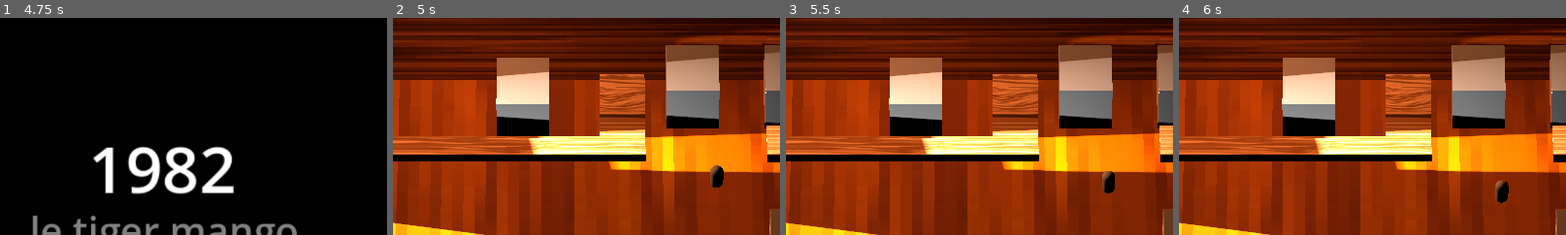
Above: before the commit, frames 1-4 (left to right).
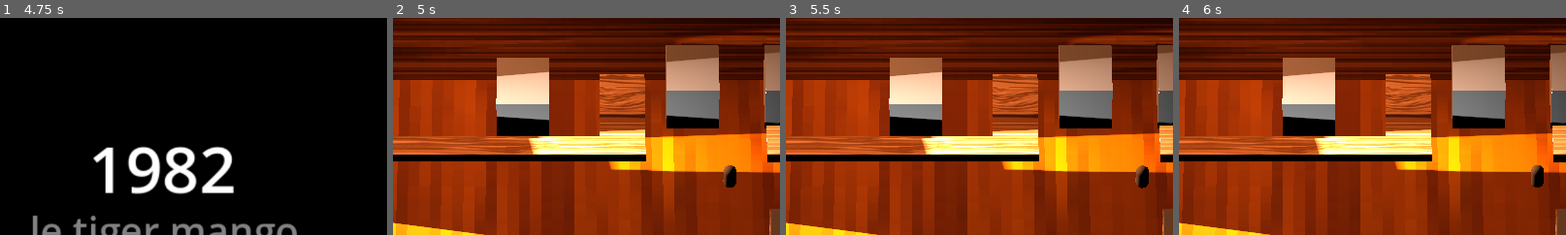
Above: after the commit, the same moments.

Repository: DaadfroGG/gamejam53
Game: Godot game, scene res://start_screen.tscn
Same seed, same stepped clock (60 frames per second), same inputs: the game is played once before the commit and once after it.
Inputs (mouse positions are % of the whole screen's width and height, from its top left):
- Up to frame 1 (4.75 s): tap Enter at 0.5 s; drag from (50, 50) to (60, 28) at 0.52 s; click "PLAY" at 1.25 s; drag from (30, 55) to (45, 70) at 2.02 s; move the mouse to (60, 28) at 2.77 s; hold Right (right) 2.78-3.5 s; drag from (45, 70) to (20, 35) at 3.52 s; move the mouse to (80, 65) at 4.27 s; hold Left (left) from 4.28 s (still down)
- Up to frame 2 (5 s): keep holding Left (left)
- Up to frame 3 (5.5 s): release Left (left) at 5 s; drag from (20, 35) to (35, 25) at 5.02 s
- Up to frame 4 (6 s): tap Space at 5.75 s; move the mouse to (55, 50) at 5.77 s; hold Down (down) from 5.78 s (still down); click (55, 50) at 5.92 s
The pictures show only the part of the screen within x 29-79%, y 20-70%; the shares and areas given below are measured in that part.

Frame 1 is identical in both runs. In frame 2, 0.6% of the frame differs, in the area x 81-89%, y 67-79%; in frame 3, 0.6%; in frame 4, 0.6%.

Commit message:
with menu and tactil move

Diff:
--- /dev/null
+++ b/control_tactil.gd
@@ -0,0 +1,62 @@
+extends Control
+
+# Public: resulting direction, X = horizontal, Z = vertical (Y kept for 3‑D compatibility)
+@export var dir_analogue: Vector3 = Vector3.ZERO
+@export var tmp : CharacterBody3D
+# Maximum distance (in pixels) the stick can travel before being clamped
+@export var max_distance := 120.0
+
+# Private state
+var _touch_id: int = -1           # Id of the finger that owns this joystick, -1 when free
+var _start_pos: Vector2 = Vector2.ZERO  # Position where the touch started
+
+func _ready() -> void:
+	# We want to receive the raw touch events
+	set_process_input(true)
+
+func _input(event: InputEvent) -> void:
+	# --- A finger touches the screen ---
+	if event is InputEventScreenTouch:
+		var st := event as InputEventScreenTouch
+		if st.pressed:
+			# Grab the first free finger
+			if _touch_id == -1:
+				_touch_id = st.index
+				_start_pos = st.position
+				dir_analogue = Vector3.ZERO
+		else:
+			# Finger released → reset everything
+			if st.index == _touch_id:
+				_touch_id = -1
+				dir_analogue = Vector3.ZERO
+
+	# --- Finger is moving while pressed ---
+	elif event is InputEventScreenDrag and event.index == _touch_id:
+		var drag := event as InputEventScreenDrag
+		var delta: Vector2 = drag.position - _start_pos
+
+		# Clamp to the desired max radius
+		if delta.length() > max_distance:
+			delta = delta.normalized() * max_distance
+
+		# Convert 2‑D delta → 3‑D direction (XZ plane)
+		var dir2d := delta / max_distance  # Now in the range [‑1,1]
+		dir_analogue = Vector3(dir2d.x, 0.0, dir2d.y)
+
+		# Optional: tell other UI elements we handled this touch
+		get_viewport().set_input_as_handled()
+
+func _process(delta: float) -> void:
+	# Debug: draw the base circle + stick in the editor/game. Remove if you have your own graphics.
+	if Engine.is_editor_hint():
+		queue_redraw()
+	tmp.input_dir = Vector2(dir_analogue.x, dir_analogue.z)
+
+
+func _draw() -> void:
+	if _touch_id != -1:
+		# Draw base circle
+		draw_circle(_start_pos, max_distance, Color(0.3,0.3,0.3,0.2))
+		# Draw stick position
+		var stick_pos := _start_pos + Vector2(dir_analogue.x, dir_analogue.z) * max_distance
+		draw_circle(stick_pos, 20, Color(0.8,0.8,0.8,0.9))
--- a/debug.tscn
+++ b/debug.tscn
@@ -1,7 +1,8 @@
-[gd_scene load_steps=8 format=3 uid="uid://cxbykvhf27ebs"]
+[gd_scene load_steps=9 format=3 uid="uid://cxbykvhf27ebs"]
 
 [ext_resource type="PackedScene" uid="uid://cek4xwlnld8ny" path="res://player.tscn" id="1_1uwqr"]
 [ext_resource type="Texture2D" uid="uid://jynoi5yxn0j8" path="res://wood.webp" id="2_lvjdj"]
+[ext_resource type="Script" uid="uid://bhdfm3iv3wd1a" path="res://control_tactil.gd" id="3_rdi1l"]
 
 [sub_resource type="StandardMaterial3D" id="StandardMaterial3D_rdi1l"]
 albedo_color = Color(0.793056, 0.575061, 4.62055e-06, 1)
@@ -30,8 +31,19 @@
 
 [node name="Debug" type="Node3D"]
 
+[node name="Control" type="Control" parent="." node_paths=PackedStringArray("tmp")]
+layout_mode = 3
+anchors_preset = 15
+anchor_right = 1.0
+anchor_bottom = 1.0
+grow_horizontal = 2
+grow_vertical = 2
+script = ExtResource("3_rdi1l")
+tmp = NodePath("../Player")
+
 [node name="Player" parent="." instance=ExtResource("1_1uwqr")]
 transform = Transform3D(1, 0, 0, 0, 1, 0, 0, 0, 1, 0, 2.26502, 0)
+tactil_ctrl = true
 
 [node name="CSGBox3D" type="CSGBox3D" parent="."]
 transform = Transform3D(15.3222, 0, 0, 0, 1, 0, 0, 0, 10.787, -13.3891, 0, 0.364417)
--- a/player.gd
+++ b/player.gd
@@ -1,6 +1,9 @@
 extends CharacterBody3D
 
 @onready var hitbox: Area3D = $HitBox
+
+@export var tactil_ctrl : bool
+@export var input_dir : Vector2
 
 const SPEED = 5.0
 const JUMP_VELOCITY = 4.5
@@ -14,7 +17,9 @@
 		velocity += get_gravity() * delta
 	# Get the input direction and handle the movement/deceleration.
 	# As good practice, you should replace UI actions with custom gameplay actions.
-	var input_dir := Input.get_vector("left", "right", "up", "down")
+	if (not tactil_ctrl):
+		input_dir = Input.get_vector("left", "right", "up", "down")
+
 	if input_dir.length() > 0:
 		last_input_dir = input_dir.normalized()
 	var direction := (transform.basis * Vector3(input_dir.x, 0, input_dir.y)).normalized()
--- a/project.godot
+++ b/project.godot
@@ -47,4 +47,5 @@
 
 renderer/rendering_method="gl_compatibility"
 renderer/rendering_method.mobile="gl_compatibility"
+textures/vram_compression/import_etc2_astc=true
 environment/defaults/default_clear_color=Color(0, 0, 0, 1)
Not shown, added: control_tactil.gd.uid
Not shown, added: export_presets.cfg
